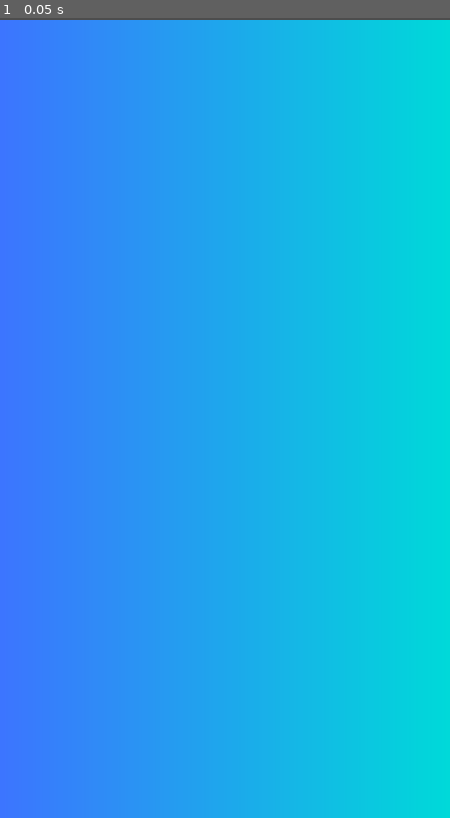
Above: before the commit, frame 1.
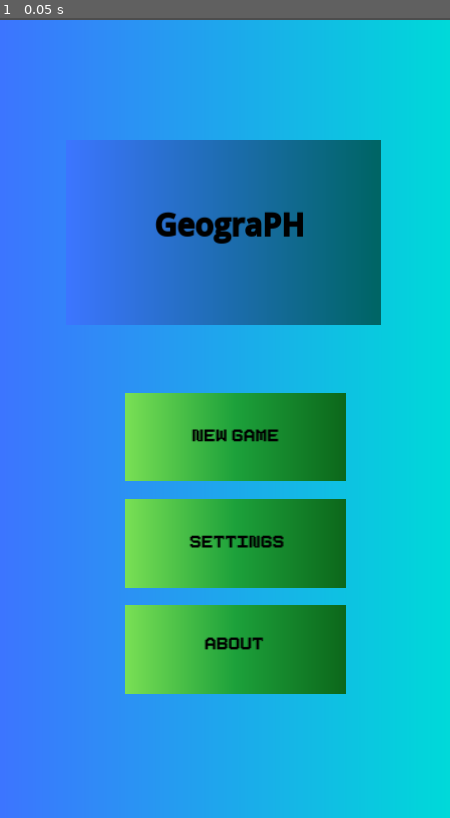
Above: after the commit, the same moment.

Repository: JohnMatthewBautista/GeograPH
Game: Godot game, scene res://scenes/Main.tscn
Same seed, same stepped clock (60 frames per second), same inputs: the game is played once before the commit and once after it.
Inputs:
- Up to frame 1 (0.05 s): no input

The runs differ from the first frame. In frame 1, 31% of the frame differs, in the area x 23-85%, y 15-85%.

Commit message:
Question Creation
question creation for flashcards mode started

Diff:
--- a/project.godot
+++ b/project.godot
@@ -23,7 +23,6 @@
 
 window/size/viewport_width=720
 window/size/viewport_height=1280
-window/size/mode=2
 window/stretch/mode="canvas_items"
 window/handheld/orientation=1
 
--- a/scenes/Main.tscn
+++ b/scenes/Main.tscn
@@ -1,7 +1,7 @@
 [gd_scene load_steps=5 format=3 uid="uid://djbl7scketuuv"]
 
-[ext_resource type="Script" path="res://scripts/Main_menu.gd" id="1_quja7"]
 [ext_resource type="Script" path="res://scripts/Main.gd" id="1_u3eif"]
+[ext_resource type="PackedScene" uid="uid://dnfxdwny35ci" path="res://scenes/MainMenu.tscn" id="2_4ko2e"]
 
 [sub_resource type="Gradient" id="Gradient_r6pvo"]
 resource_local_to_scene = true
@@ -14,12 +14,7 @@
 [node name="Main" type="Node"]
 script = ExtResource("1_u3eif")
 
-[node name="MainMenu" type="Control" parent="."]
-layout_mode = 3
-anchors_preset = 0
-offset_right = 725.0
-offset_bottom = 1290.0
-script = ExtResource("1_quja7")
+[node name="Menu" parent="." instance=ExtResource("2_4ko2e")]
 
 [node name="Background" type="ParallaxBackground" parent="."]
 
--- a/scripts/Main_menu.gd
+++ b/scripts/Main_menu.gd
@@ -7,7 +7,7 @@
 func _ready():
 	pass # Replace with function body.
 
-func _process(delta):
+func _process(_delta):
 	pass
 
 func _on_new_game_pressed():
--- a/scripts/Quiz_options.gd
+++ b/scripts/Quiz_options.gd
@@ -4,20 +4,54 @@
 var qnum = 0
 var arr_size
 
+# TODO: Rename the global variables into separate variables
 var global_variables = {
 	"answered" : 0,
 	"score" : 0,
 	"questions_array" : [
-		["This essential gas is important so that we can breath.","Oxygen","Helium","Nitrogen","Carbon Dioxide","A"],
-		["What is the nearest planet to the sun","Pluto","Earth","Mercury","Uranus","C"],
+		["This essential gas is important so that we can breath.","Oxygen","Helium","Nitrogen","Carbon Dioxide",1],
+		["What is the nearest planet to the sun","Pluto","Earth","Mercury","Uranus",3],
 	]
 }
 # Paths used to iterate over the options much easier
 var options_paths = ["OptionsButtons/OptionA/ButtonText","OptionsButtons/OptionB/ButtonText","OptionsButtons/OptionC/ButtonText","OptionsButtons/OptionD/ButtonText"]
 
+func create_question():
+	# Guess the region
+	# Take a random region, store
+	# Take an lgu, display
+	# take multiple random region names
+	var results = []
+	# Choose the correct answer
+	var main_region = Main.regions.values().pick_random()
+	for i in range(3):
+		results.append(Main.regions.values().pick_random().fullname)
+		# Reiterate when same name
+		# TODO: Fix to prevent similar options
+		while(results.has(main_region.fullname or results.has(results[i]))):
+			results[i] = Main.regions.values().pick_random().fullname
+	# Randomise the options
+	results.shuffle()
+	# Set the question
+	var main_lgu = main_region.rand_lgu()
+	results.push_front(main_lgu)
+	# Set the answer
+	results.append(main_region.fullname)
+	results.append(results.find(main_region.fullname, 1))
+
+	# Guess the lgu
+	# take a random region, display
+	# take an lgu, store
+	# take multiple random lgus
+	global_variables["questions_array"].append(results)
+
 func _ready():
 	global_variables["answered"] = 0
 	global_variables["score"] = 0
+	print(Time.get_ticks_usec())
+	for i in range(2):
+		create_question()
+	print(Time.get_ticks_usec())
 	#Random number generator
 	arr_size = global_variables["questions_array"].size() - 1
 	qnum = randi_range(0, arr_size)
@@ -45,59 +79,51 @@
 		option.append_text("[color=black][center]" + chosen[iter1])
 		if iter1 < 6: iter1 += 1
 
-
 #Checks the last letter on the questions_array (which is the correct answer) and changes the question text to "Correct" or "Wrong"
-func check_answer(answer_letter,question_number):
+func check_answer(answer_number,question_number):
 # Prevent wrong index
 	if question_number >= global_variables["questions_array"].size():
+		print()
 		print("Error Exceed Array Index")
 		return
-
 #Variables used inside this function
 	var question = $Main_Question
 	question.clear()
 	var options_buttons = get_node("OptionsButtons")
-	qnum = randi_range(0,global_variables["questions_array"].size() - 1) #Randomises question
 	#This is for easier access of the variable
 	var correct_answer = global_variables["questions_array"][question_number][5]
 #This is when the answer is correct
-	if  correct_answer == answer_letter:
+	if  correct_answer == answer_number:
 		question.clear()
 		question.append_text("[center] Correct")
-		print("Correct")
 		global_variables["score"]  += 100
-		# Removes the question from the array to avoid repetition
-		global_variables["questions_array"].pop_at(question_number)
-		arr_size -= 1
-		# Hide the buttons
-		options_buttons.visible = not options_buttons.visible
-		# Pause for 1 second before executing the next line of code
-		await get_tree().create_timer(1.0).timeout
-		qnum = randi_range(0, arr_size)
-		set_question(qnum)
-		options_buttons.visible = not options_buttons.visible
 #This section is when it is wrong
-	elif correct_answer != answer_letter:
+	elif correct_answer != answer_number:
 		question.clear()
 		question.append_text("[center] Wrong")
 		global_variables["score"]  -= 50
-		print("Wrong")
-		options_buttons.visible = not options_buttons.visible
-		await get_tree().create_timer(1.0).timeout
-		qnum = randi_range(0,arr_size)
-		set_question(qnum)
-		options_buttons.visible = not options_buttons.visible
 	else:
 		print("Error input was not string")
+	# Hide the buttons
+	options_buttons.visible = not options_buttons.visible
+	# Pause for 1 second before executing the next line of code
+	await get_tree().create_timer(1.0).timeout
+	# Removes the question from the array to avoid repetition
+	global_variables["questions_array"].pop_at(question_number)
+	arr_size -= 1
+	#Randomises question
+	qnum = randi_range(0,arr_size)
+	set_question(qnum)
+	options_buttons.visible = not options_buttons.visible
 
 func _on_OptionA_pressed():
-	check_answer("A",qnum)
+	check_answer(1,qnum)
 
 func _on_OptionB_pressed():
-	check_answer("B",qnum)
+	check_answer(2,qnum)
 
 func _on_OptionC_pressed():
-	check_answer("C",qnum)
+	check_answer(3,qnum)
 
 func _on_OptionD_pressed():
-	check_answer("D",qnum)
+	check_answer(4,qnum)
--- a/scripts/Region.gd
+++ b/scripts/Region.gd
@@ -7,9 +7,12 @@
 var number : int
 var lgus: PackedStringArray
 
-func _init(name: String, island_group: String, region_center: String, number: int, lgu_list : PackedStringArray):
-	self.fullname = name
+func _init(input_name: String, island_group: String, region_center: String, input_number: int, lgu_list : PackedStringArray):
+	self.fullname = input_name
 	self.group = island_group
 	self.center = region_center
-	self.number = number
+	self.number = input_number
 	self.lgus = lgu_list
+
+func rand_lgu():
+	return lgus[randi_range(0, lgus.size() - 1)]
